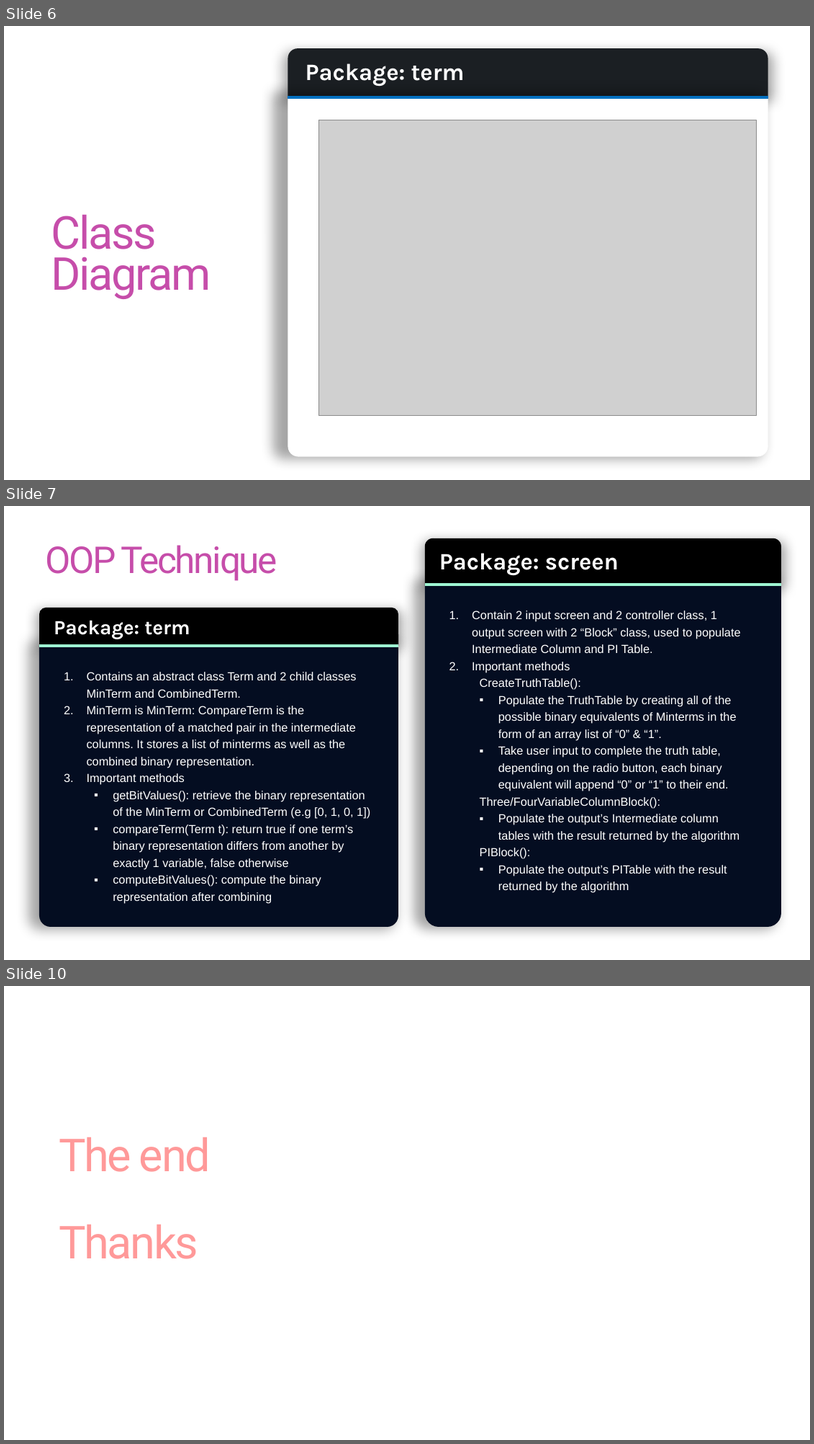
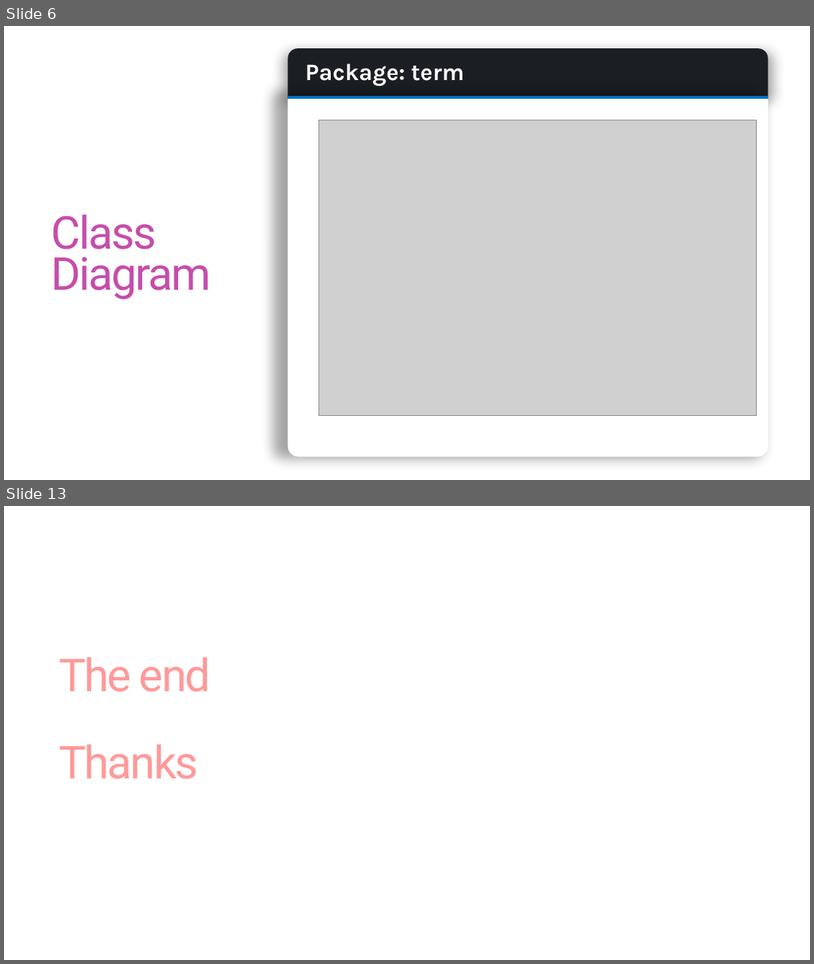
Before and after one commit to jazzDung/OOP.DSAI.20202.6, a slide deck: presentation.pptx. Shown one above the other, each under a label of ours: slides 6, 7 and 10 before the commit, slides 6 and 13 after it; the slides between them are not shown. The pictures are 814x1444 and 814x964 pixels, drawn with LibreOffice and Linux fonts; fonts in the diff are those of the drawing; grey boxes stand for pictures. Boxes give left, top, right and bottom in pixels: in the first picture for what was removed or moved away, otherwise in the second. Text is boxed around its words. In the diff, an @@ line names an element or a change of style, - is before the commit and + after.

```diff
--- a/presentation.pptx
+++ b/presentation.pptx
@@ slide 7 removed at (4,506,810,960), background #FFFFFF @@
@@ text removed at (45,545,278,581) @@
-OOP Technique
@@ group removed at (425,538,782,926): 2 round same rects, 1 text, 1 line @@
-Package: screen
@@ text removed at (472,610,741,893) @@
-1. Contain 2 input screen and 2 controller class, 1 output screen with 2 “Block” class, used to populate Intermediate Column and PI Table.
-2. Important methods
-  CreateTruthTable():
-  ▪ Populate the TruthTable by creating all of the possible binary equivalents of Minterms in the form of an array list of “0” & “1”.
-  ▪ Take user input to complete the truth table, depending on the radio button, each binary equivalent will append “0” or “1” to their end.
-  Three/FourVariableColumnBlock():
-  ▪ Populate the output’s Intermediate column tables with the result returned by the algorithm
-  PIBlock():
-  ▪ Populate the output’s PITable with the result returned by the algorithm
@@ group removed at (39,608,399,927): 2 round same rects, 2 texts, 1 line @@
-Package: term
-1. Contains an abstract class Term and 2 child classes MinTerm and CombinedTerm.
-2. MinTerm is MinTerm: CompareTerm is the representation of a matched pair in the intermediate columns. It stores a list of minterms as well as the combined binary representation.
-3. Important methods
-  ▪ getBitValues(): retrieve the binary representation of the MinTerm or CombinedTerm (e.g [0, 1, 0, 1])
-  ▪ compareTerm(Term t): return true if one term’s binary representation differs from another by exactly 1 variable, false otherwise
-  ▪ computeBitValues(): compute the binary representation after combining
@@ what was slide 10 is now slide 13 @@
```
Also in this commit, not shown: 4 slides changed, 5 slides added, 1 other slide removed, 9 other files.
